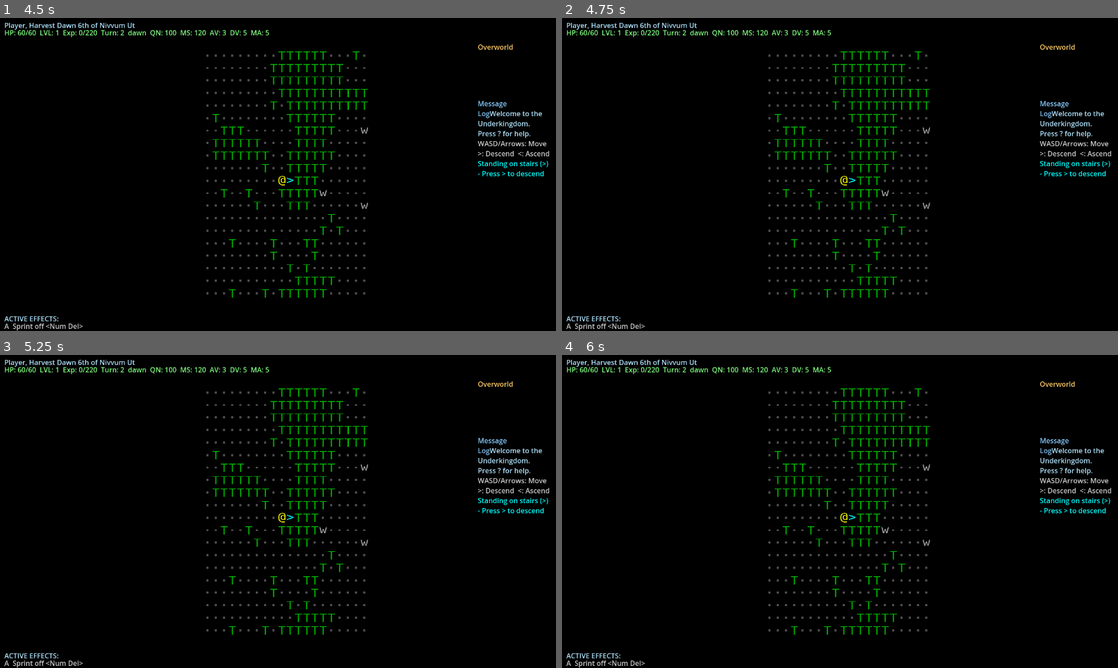
Above: before the commit, frames 1-4 (two rows, left to right).
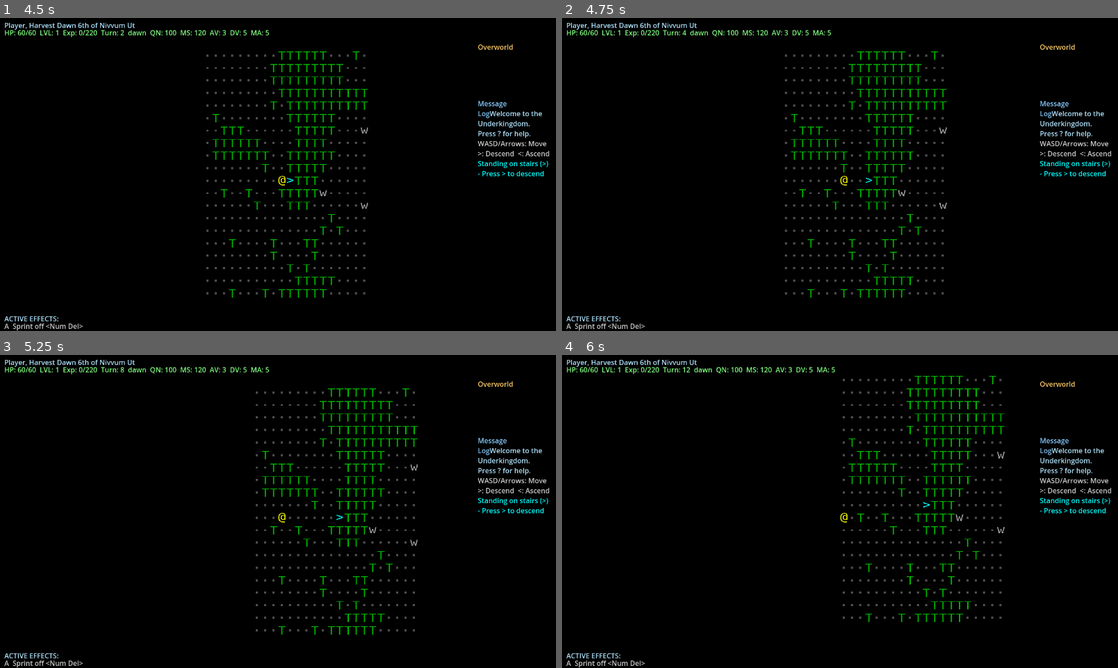
Above: after the commit, the same moments.

Repository: stevenraines/underkingdom-godot-cc
Game: Godot game, scene res://scenes/main.tscn
The game is run twice, just before and just after one commit, with the same random seed, the same clock (stepped at 60 frames per second) and the same inputs.
Inputs:
- Up to frame 1 (4.5 s): click "Start New Game" at 0.5 s; tap Enter at 1.25, 2.75, 4.25 s; hold Right (ui_right) 1.28-2.03 s; tap Space at 2, 3.5 s; hold Down (ui_down) 2.03-2.78 s; hold Right (ui_right) 2.78-3.53 s; hold Up (ui_up) 3.53-4.28 s; hold Left (ui_left) from 4.28 s (still down)
- Up to frame 2 (4.75 s): keep holding Left (ui_left)
- Up to frame 3 (5.25 s): keep holding Left (ui_left)
- Up to frame 4 (6 s): release Left (ui_left) at 5.78 s; hold Down (ui_down) from 5.78 s (still down)

Frame 1 is identical in both runs. In frame 2, 1.6% of the frame differs, in the area x 21-70%, y 3-90%; in frame 3, 3.1%; in frame 4, 3.8%, in the area x 21-80%, y 3-90%.

Commit message:
feat: Refactor input handling for continuous movement; improve movement logic and turn advancement

Diff:
--- a/systems/input_handler.gd
+++ b/systems/input_handler.gd
@@ -3,37 +3,71 @@
 ## InputHandler - Convert keyboard input to player actions
 ##
 ## Handles input only on player's turn and advances the turn after actions.
+## Supports continuous movement while holding WASD/arrow keys.
 
 var player: Player = null
 
+# Continuous movement settings
+var move_delay: float = 0.12  # Time between moves when holding a key
+var initial_delay: float = 0.2  # Longer delay before continuous movement starts
+var move_timer: float = 0.0
+var is_initial_press: bool = true
+var blocked_direction: Vector2i = Vector2i.ZERO  # Stop continuous movement if blocked
+
 func _ready() -> void:
 	set_process_unhandled_input(true)
+	set_process(true)
 
 func set_player(p: Player) -> void:
 	player = p
+
+func _process(delta: float) -> void:
+	if not player or not TurnManager.is_player_turn:
+		return
+
+	# Check for held movement keys
+	var direction = Vector2i.ZERO
+
+	if Input.is_action_pressed("ui_up"):
+		direction = Vector2i.UP
+	elif Input.is_action_pressed("ui_down"):
+		direction = Vector2i.DOWN
+	elif Input.is_action_pressed("ui_left"):
+		direction = Vector2i.LEFT
+	elif Input.is_action_pressed("ui_right"):
+		direction = Vector2i.RIGHT
+
+	if direction != Vector2i.ZERO:
+		# Don't continue if we're blocked in this direction
+		if direction == blocked_direction:
+			return
+
+		move_timer -= delta
+		if move_timer <= 0.0:
+			var action_taken = player.move(direction)
+			if action_taken:
+				TurnManager.advance_turn()
+				blocked_direction = Vector2i.ZERO  # Clear block on successful move
+			else:
+				# Movement failed (obstacle/enemy) - stop continuous movement in this direction
+				blocked_direction = direction
+			# Use longer delay for initial press, shorter for continuous
+			move_timer = initial_delay if is_initial_press else move_delay
+			is_initial_press = false
+	else:
+		# Reset when no movement key is held
+		move_timer = 0.0
+		is_initial_press = true
+		blocked_direction = Vector2i.ZERO  # Clear block when key released
 
 func _unhandled_input(event: InputEvent) -> void:
 	if not player or not TurnManager.is_player_turn:
 		return
 
-	var action_taken = false
+	# Stairs navigation - check for specific key presses
+	if event is InputEventKey and event.pressed and not event.echo:
+		var action_taken = false
 
-	# Movement
-	if event.is_action_pressed("ui_up"):
-		action_taken = player.move(Vector2i.UP)
-		get_viewport().set_input_as_handled()
-	elif event.is_action_pressed("ui_down"):
-		action_taken = player.move(Vector2i.DOWN)
-		get_viewport().set_input_as_handled()
-	elif event.is_action_pressed("ui_left"):
-		action_taken = player.move(Vector2i.LEFT)
-		get_viewport().set_input_as_handled()
-	elif event.is_action_pressed("ui_right"):
-		action_taken = player.move(Vector2i.RIGHT)
-		get_viewport().set_input_as_handled()
-
-	# Stairs navigation - check for specific key presses
-	elif event is InputEventKey and event.pressed and not event.echo:
 		if event.keycode == KEY_PERIOD and event.shift_pressed:  # > key (Shift + .)
 			# Descend stairs - only works on stairs_down tiles
 			var tile = MapManager.current_map.get_tile(player.position) if MapManager.current_map else null
@@ -51,6 +85,6 @@
 				action_taken = true
 				get_viewport().set_input_as_handled()
 
-	# Advance turn if action was taken
-	if action_taken:
-		TurnManager.advance_turn()
+		# Advance turn if action was taken
+		if action_taken:
+			TurnManager.advance_turn()
